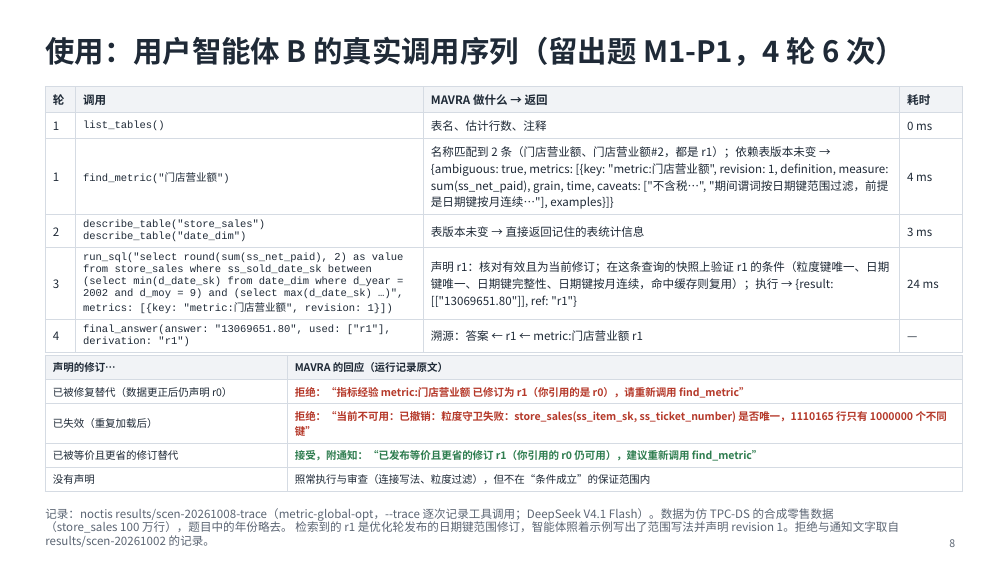
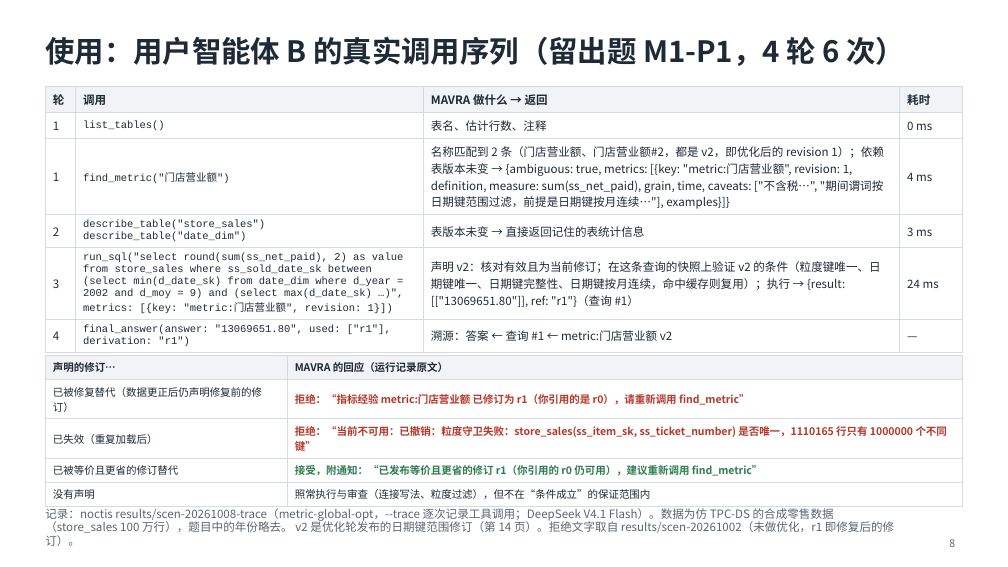
Before and after one commit to mmmttt000045/agent4db-adapter, a slide deck: slide 8 of docs/mavra-system.pptx. Drawn at 1008x567 pixels with LibreOffice and Linux fonts; fonts in the diff are those of the drawing. Boxes give left, top, right and bottom in pixels: in the first picture for what was removed or moved away, otherwise in the second. Text is boxed around its words. In the diff, an @@ line names an element or a change of style, - is before the commit and + after.

```diff
--- a/docs/mavra-system.pptx
+++ b/docs/mavra-system.pptx
@@ table at (x1=45, y1=87, x2=963, y2=350) @@
@@ row 3, column 3: "名称匹配到 2 条（门店营业额、门店营业额#2，都是 r1）；依赖表版本未变 → {ambiguous: true, metrics: [{key: "metric:门店营业额", revision: 1, definition, measure: sum(ss_net_paid), grain, time, caveats: ["不含税…", "期间谓词按日期键范围过滤，前提是日期键按月连续…"], examples}]}" to "名称匹配到 2 条（门店营业额、门店营业额#2，都是 v2，即优化后的 revision 1）；依赖表版本未变 → {ambiguous: true, metrics: [{key: "metric:门店营业额", revision: 1, definition, measure: sum(ss_net_paid), grain, time, caveats: ["不含税…", "期间谓词按日期键范围过滤，前提是日期键按月连续…"], examples}]}" @@
@@ row 5, column 3: "声明 r1：核对有效且为当前修订；在这条查询的快照上验证 r1 的条件（粒度键唯一、日期键唯一、日期键完整性、日期键按月连续，命中缓存则复用）；执行 → {result: [["13069651.80"]], ref: "r1"}" to "声明 v2：核对有效且为当前修订；在这条查询的快照上验证 v2 的条件（粒度键唯一、日期键唯一、日期键完整性、日期键按月连续，命中缓存则复用）；执行 → {result: [["13069651.80"]], ref: "r1"}（查询 #1）" @@
-row 6, column 3: 溯源：答案 ← r1 ← metric:门店营业额 r1
+row 6, column 3: 溯源：答案 ← 查询 #1 ← metric:门店营业额 v2
@@ table at (x1=45, y1=355, x2=963, y2=503) @@
-row 2, column 1: 已被修复替代（数据更正后仍声明 r0）
+row 2, column 1: 已被修复替代（数据更正后仍声明修复前的修订）
@@ text at (x1=45, y1=506, x2=894, y2=546): text changed @@
-记录：noctis results/scen-20261008-trace（metric-global-opt，--trace 逐次记录工具调用；DeepSeek V4.1 Flash）。数据为仿 TPC-DS 的合成零售数据（store_sales 100 万行），题目中的年份略去。 检索到的 r1 是优化轮发布的日期键范围修订，智能体照着示例写出了范围写法并声明 revision 1。拒绝与通知文字取自 results/scen-20261002 的记录。
+记录：noctis results/scen-20261008-trace（metric-global-opt，--trace 逐次记录工具调用；DeepSeek V4.1 Flash）。数据为仿 TPC-DS 的合成零售数据（store_sales 100 万行），题目中的年份略去。 v2 是优化轮发布的日期键范围修订（第 14 页）。拒绝文字取自 results/scen-20261002（未做优化，r1 即修复后的修订）。
```
Also in this commit, not shown: 7 other slides changed, 7 other files.
